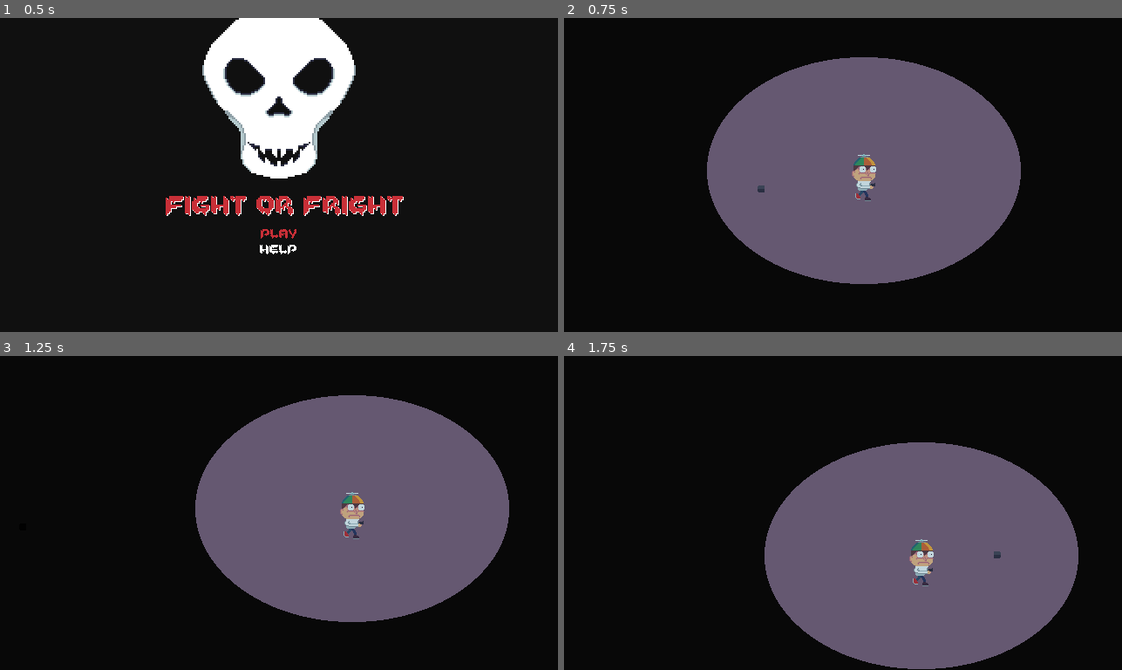
Above: before the commit, frames 1-4 (two rows, left to right).
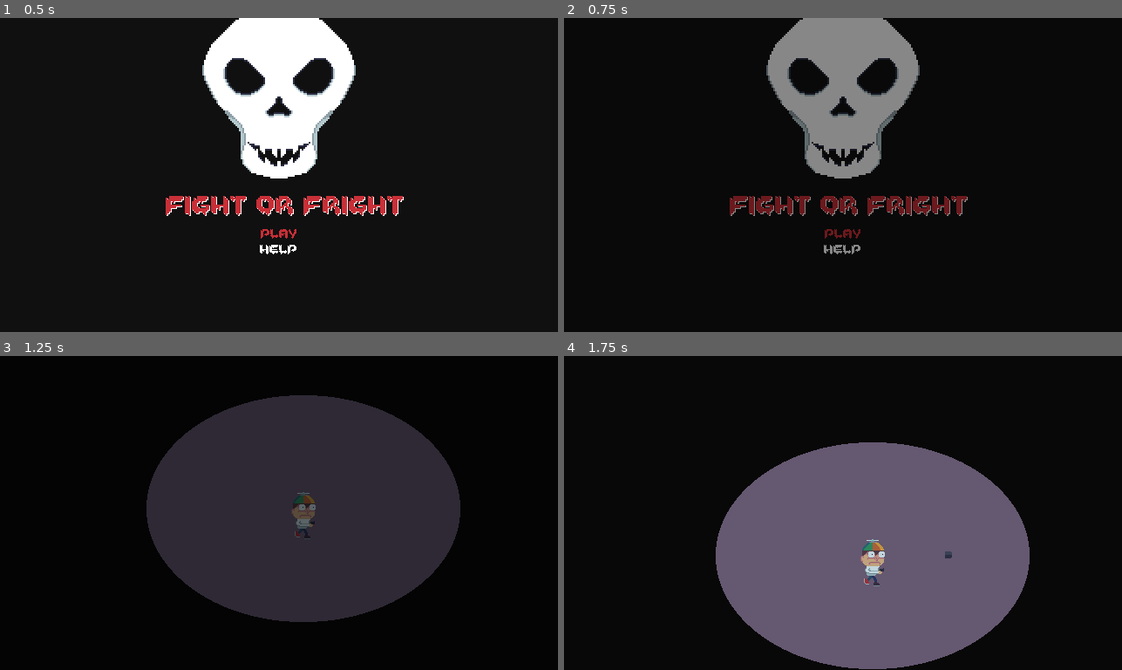
Above: after the commit, the same moments.

Repository: RustyMonky/fightOrFright
Game: Godot game, scene res://levels/title.tscn
Two runs of this game, one before a commit and one after it. Both use one fixed random seed, a clock stepped at 60 frames per second and the inputs below.
Inputs:
- Up to frame 1 (0.5 s): no input
- Up to frame 2 (0.75 s): tap Enter (ui_accept) at 0.5 s; hold Right (ui_right) from 0.53 s (still down); hold Space (ui_select) from 0.53 s (still down)
- Up to frame 3 (1.25 s): keep holding Right (ui_right); keep holding Space (ui_select); tap Enter (ui_accept) at 0.77, 0.8, 1.07 s
- Up to frame 4 (1.75 s): release Right (ui_right) at 1.28 s; release Space (ui_select) at 1.28 s; hold Down (ui_down) from 1.28 s (still down); tap Enter (ui_accept) at 1.35, 1.52 s; tap Space (ui_select) at 1.55 s

Frame 1 is identical in both runs. In frame 2, 35% of the frame differs, in the area x 25-82%, y 0-85%; in frame 3, 38%, in the area x 26-92%, y 12-85%; in frame 4, 13%.

Commit message:
Implements smooth fader, updates gameover and help text

Diff:
--- a/actors/timmy/timmy.tscn
+++ b/actors/timmy/timmy.tscn
@@ -10,7 +10,7 @@
 custom_solver_bias = 0.0
 radius = 110.0
 
-[node name="timmy" type="KinematicBody2D" index="0" groups=[
+[node name="timmy" type="KinematicBody2D" groups=[
 "timmy",
 ]]
 
--- /dev/null
+++ b/assets/animations/fader/fader.tres
@@ -0,0 +1,34 @@
+[gd_resource type="Animation" format=2]
+
+[resource]
+
+resource_name = "fade"
+length = 1.0
+loop = false
+step = 0.1
+tracks/0/type = "value"
+tracks/0/path = NodePath("color:color")
+tracks/0/interp = 1
+tracks/0/loop_wrap = true
+tracks/0/imported = false
+tracks/0/enabled = true
+tracks/0/keys = {
+"times": PoolRealArray( 0, 0.5, 1 ),
+"transitions": PoolRealArray( 1, 1, 1 ),
+"update": 0,
+"values": [ Color( 0, 0, 0, 0 ), Color( 0, 0, 0, 1 ), Color( 0, 0, 0, 0 ) ]
+}
+tracks/1/type = "method"
+tracks/1/path = NodePath(".")
+tracks/1/interp = 1
+tracks/1/loop_wrap = true
+tracks/1/imported = false
+tracks/1/enabled = true
+tracks/1/keys = {
+"times": PoolRealArray( 0.5 ),
+"transitions": PoolRealArray( 1 ),
+"values": [ {
+"args": [  ],
+"method": "switchScene"
+} ]
+}
--- /dev/null
+++ b/globals/fader.gd
@@ -0,0 +1,16 @@
+extends CanvasLayer
+
+onready var anim = $anim
+onready var color = $color
+
+var scenePath
+
+func _ready():
+	pass
+
+func fadeToScene(destination):
+	scenePath = destination
+	anim.play("fade")
+
+func switchScene():
+	sceneManager.goto_scene(scenePath)
--- /dev/null
+++ b/globals/fader.tscn
@@ -0,0 +1,38 @@
+[gd_scene load_steps=3 format=2]
+
+[ext_resource path="res://globals/fader.gd" type="Script" id=1]
+[ext_resource path="res://assets/animations/fader/fader.tres" type="Animation" id=2]
+
+[node name="fader" type="CanvasLayer" index="0"]
+
+layer = 1
+offset = Vector2( 0, 0 )
+rotation = 0.0
+scale = Vector2( 1, 1 )
+transform = Transform2D( 1, 0, 0, 1, 0, 0 )
+script = ExtResource( 1 )
+
+[node name="color" type="ColorRect" parent="." index="0"]
+
+anchor_left = 0.0
+anchor_top = 0.0
+anchor_right = 1.0
+anchor_bottom = 1.0
+rect_pivot_offset = Vector2( 0, 0 )
+rect_clip_content = false
+mouse_filter = 0
+mouse_default_cursor_shape = 0
+size_flags_horizontal = 1
+size_flags_vertical = 1
+color = Color( 0, 0, 0, 0 )
+
+[node name="anim" type="AnimationPlayer" parent="." index="1"]
+
+root_node = NodePath("..")
+autoplay = ""
+playback_process_mode = 1
+playback_default_blend_time = 0.0
+playback_speed = 1.0
+anims/fade = ExtResource( 2 )
+blend_times = [  ]
+_sections_unfolded = [ "Playback Options" ]
--- a/levels/gameover.gd
+++ b/levels/gameover.gd
@@ -12,8 +12,8 @@
 	set_process_input(true)
 
 func _input(event):
-	if event.is_action_pressed("ui_accept") && canTransition:
-		sceneManager.goto_scene("res://levels/title.tscn")
+	if (event.is_action_pressed("ui_accept") || event.is_action_pressed("ui_select")) && canTransition:
+		fader.fadeToScene("res://levels/title.tscn")
 
 func formattedTime():
 	if int(gameData.secondsAlive) < 10:
--- a/levels/gameover.tscn
+++ b/levels/gameover.tscn
@@ -5,7 +5,7 @@
 [ext_resource path="res://assets/fonts/dynamicFonts/bloodshedOptions.tres" type="DynamicFont" id=3]
 [ext_resource path="res://assets/sounds/effects/darkLongHits.wav" type="AudioStream" id=4]
 
-[node name="gameover" type="Control"]
+[node name="gameover" type="Control" index="0"]
 
 anchor_left = 0.0
 anchor_top = 0.0
@@ -23,7 +23,6 @@
 
 [node name="canvas" type="CanvasLayer" parent="." index="0"]
 
-editor/display_folded = true
 layer = 1
 offset = Vector2( 0, 0 )
 rotation = 0.0
@@ -136,7 +135,7 @@
 size_flags_horizontal = 1
 size_flags_vertical = 4
 custom_fonts/font = ExtResource( 3 )
-text = "Press ENTER to return to title"
+text = "Press SPACE to return to title"
 align = 1
 percent_visible = 1.0
 lines_skipped = 0
--- a/levels/help.tscn
+++ b/levels/help.tscn
@@ -1,7 +1,7 @@
 [gd_scene load_steps=3 format=2]
 
 [ext_resource path="res://levels/help.gd" type="Script" id=1]
-[ext_resource path="res://assets/fonts/dynamicFonts/annieText.tres" type="DynamicFont" id=2]
+[ext_resource path="res://assets/fonts/dynamicFonts/bloodshedOptions.tres" type="DynamicFont" id=2]
 
 [node name="help" type="Control"]
 
@@ -37,8 +37,11 @@
 anchor_top = 0.0
 anchor_right = 1.0
 anchor_bottom = 0.0
-margin_bottom = 111.0
-rect_min_size = Vector2( 640, 0 )
+margin_left = 80.0
+margin_top = -50.0
+margin_right = -80.0
+margin_bottom = 195.0
+rect_min_size = Vector2( 480, 0 )
 rect_pivot_offset = Vector2( 0, 0 )
 rect_clip_content = false
 mouse_filter = 2
@@ -46,9 +49,7 @@
 size_flags_horizontal = 1
 size_flags_vertical = 4
 custom_fonts/font = ExtResource( 2 )
-text = "As Timmy, you must fight your fear to survive against waves of skeletons.
-The more frightened you become, the worse your aim and light.
-The longer you live and the more skeletons you destroy, the better!"
+text = "As Timmy, you must fight your fear to survive against waves of skeletons. The more frightened you become, the worse your aim and light. The longer you live and the more skeletons you destroy, the better!"
 align = 1
 valign = 1
 autowrap = true
@@ -63,8 +64,8 @@
 anchor_top = 0.5
 anchor_right = 1.0
 anchor_bottom = 0.5
-margin_top = -36.5
-margin_bottom = 36.5
+margin_top = -80.0
+margin_bottom = 69.0
 rect_min_size = Vector2( 640, 0 )
 rect_pivot_offset = Vector2( 0, 0 )
 rect_clip_content = false
--- a/levels/title.gd
+++ b/levels/title.gd
@@ -20,7 +20,7 @@
 
 	if event.is_action_pressed("ui_accept"):
 		if currentOption == OPTIONS.PLAY:
-			sceneManager.goto_scene("res://levels/main.tscn")
+			fader.fadeToScene("res://levels/main.tscn")
 		elif currentOption == OPTIONS.HELP:
 			help.show()
 
--- a/project.godot
+++ b/project.godot
@@ -18,6 +18,7 @@
 
 gameData="*res://globals/gameData.gd"
 sceneManager="*res://globals/sceneManager.gd"
+fader="*res://globals/fader.tscn"
 
 [display]
 
